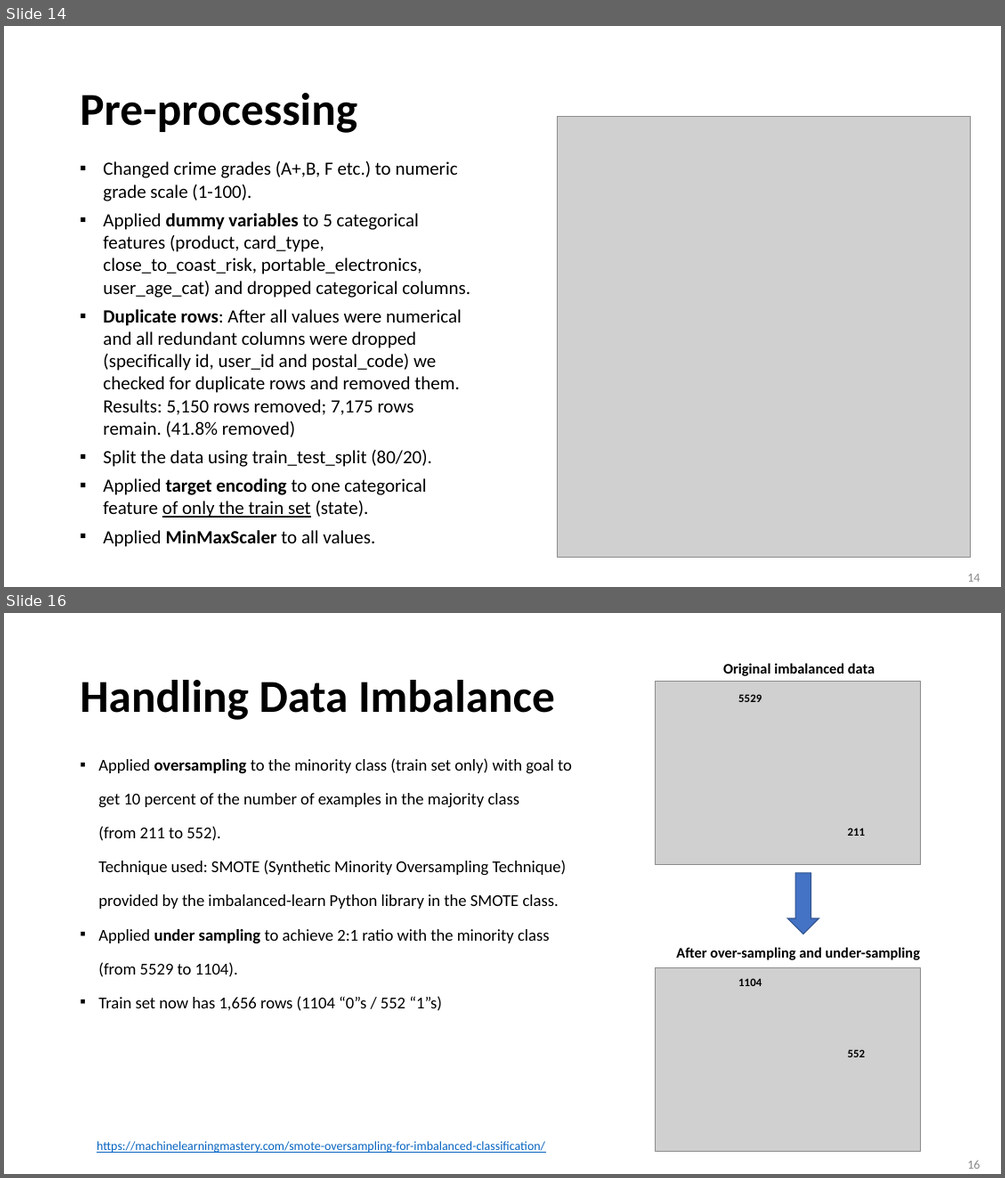
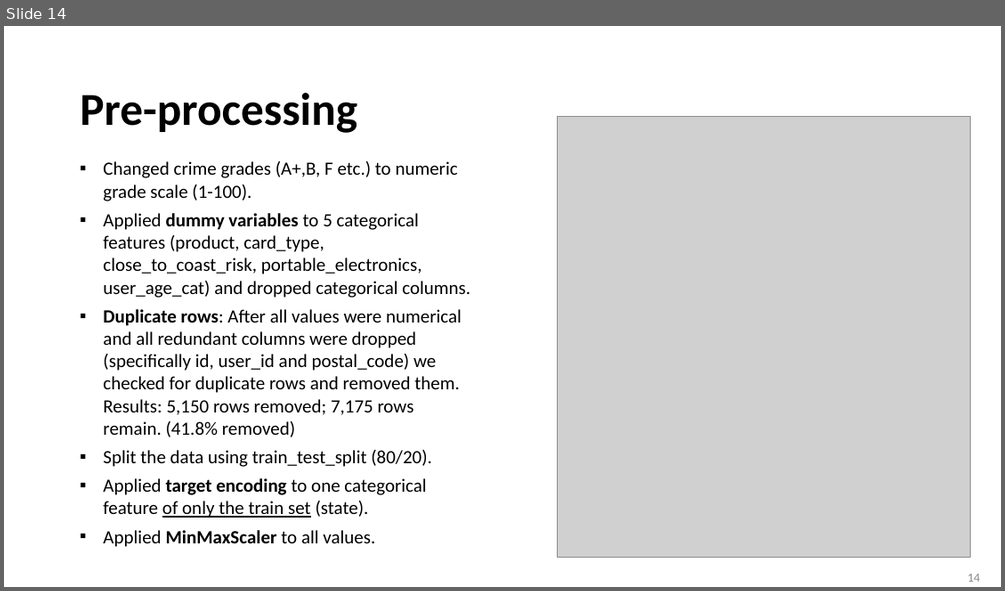
Before and after one commit to linoybar/Classification-Python-Project---Insurance, a slide deck: Insurance Classification Project - presentation.pptx. Shown one above the other, each under a label of ours: slides 14 and 16 before the commit, slide 14 after it; the slides between them are not shown. The pictures are 1005x1178 and 1005x591 pixels, drawn with LibreOffice and Linux fonts; fonts in the diff are those of the drawing; grey boxes stand for pictures. Boxes give left, top, right and bottom in pixels: in the first picture for what was removed or moved away, otherwise in the second. Text is boxed around its words. In the diff, an @@ line names an element or a change of style, - is before the commit and + after.

```diff
--- a/Insurance Classification Project - presentation.pptx
+++ b/Insurance Classification Project - presentation.pptx
@@ slide 16 removed at (4, 613, 1001, 1174), background #FFFFFF @@
@@ text removed at (723, 663, 874, 676) @@
-Original imbalanced data
@@ title removed at (80, 680, 555, 720) @@
-Handling Data Imbalance
@@ picture removed at (655, 681, 920, 864) @@
@@ text removed at (738, 694, 761, 702) @@
-5529
@@ text removed at (98, 758, 572, 1011) @@
-▪ Applied oversampling to the minority class (train set only) with goal to get 10 percent of the number of examples in the majority class
-  (from 211 to 552).
-  Technique used: SMOTE (Synthetic Minority Oversampling Technique) provided by the imbalanced-learn Python library in the SMOTE class.
-▪ Applied under sampling to achieve 2:1 ratio with the minority class (from 5529 to 1104).
-▪ Train set now has 1,656 rows (1104 “0”s / 552 “1”s)
@@ text removed at (848, 827, 866, 835) @@
-211
@@ right arrow removed at (788, 873, 819, 934) @@
@@ text removed at (676, 947, 920, 960) @@
-After over-sampling and under-sampling
@@ picture removed at (655, 967, 920, 1151) @@
@@ text removed at (738, 978, 761, 986) @@
-1104
@@ text removed at (848, 1049, 866, 1057) @@
-552
@@ text removed at (97, 1141, 545, 1152) @@
-https://machinelearningmastery.com/smote-oversampling-for-imbalanced-classification/
@@ page number removed at (967, 1160, 979, 1168) @@
-16
```
Also in this commit, not shown: 6 slides changed.
